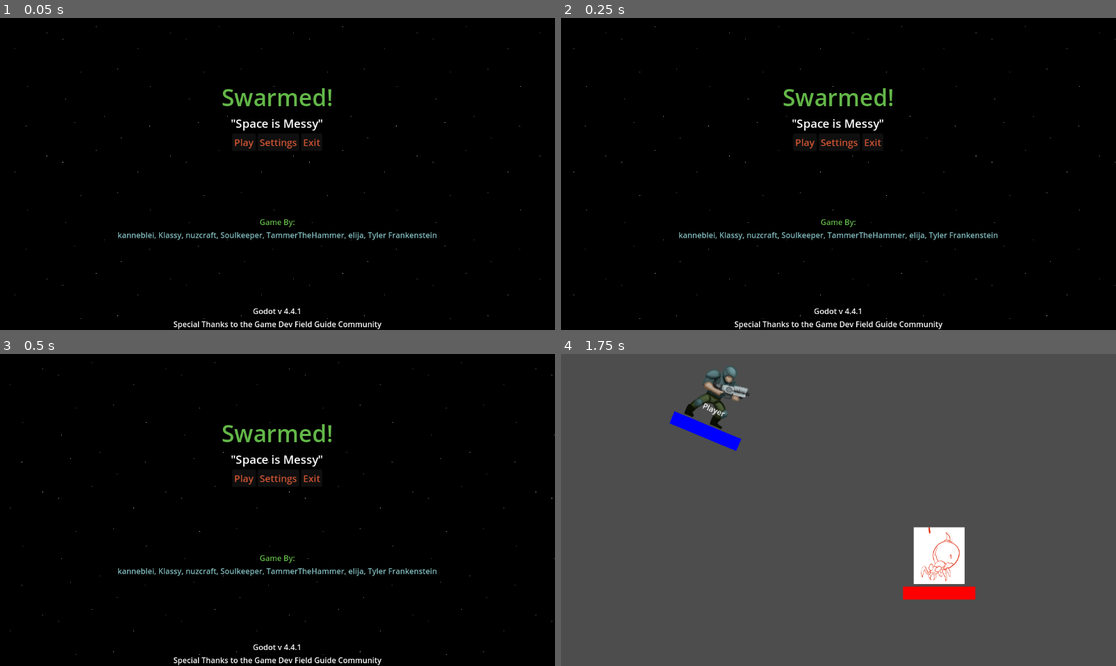
Above: before the commit, frames 1-4 (two rows, left to right).
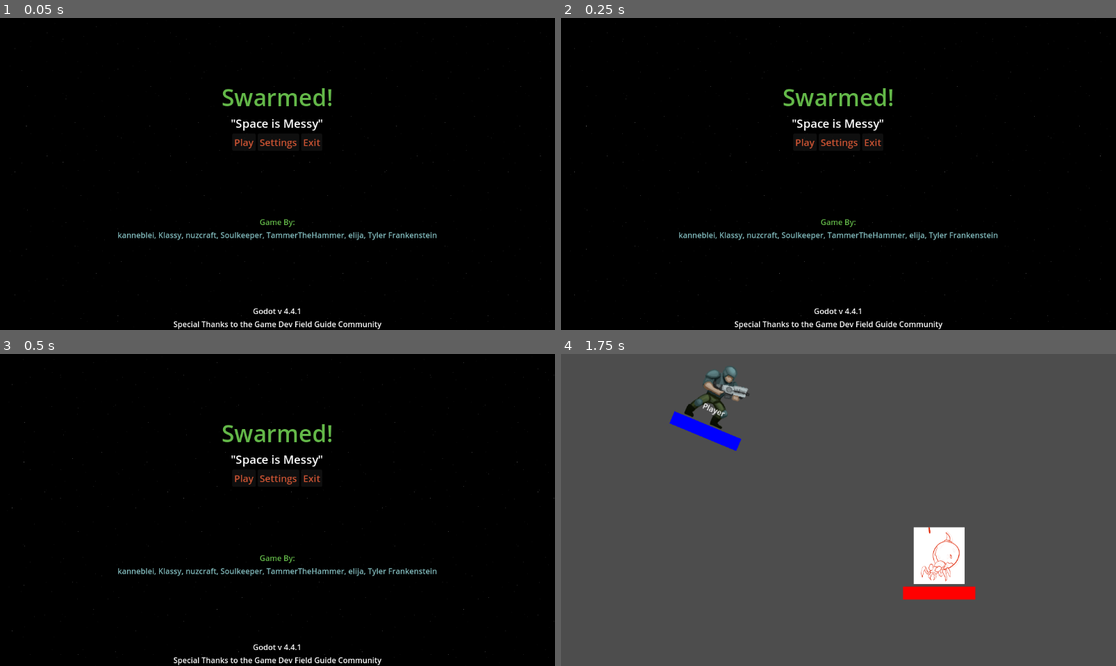
Above: after the commit, the same moments.

Repository: nuzcraft/gdfg-team-4
Game: Godot game, scene res://scenes/title.tscn
The game is run twice, just before and just after one commit, with the same random seed, the same clock (stepped at 60 frames per second) and the same inputs.
Inputs (mouse positions are in pixels of both pictures, inside the frame that each line leads up to):
- Up to frame 1 (0.05 s): no input
- Up to frame 2 (0.25 s): no input
- Up to frame 3 (0.5 s): no input
- Up to frame 4 (1.75 s): click "Play" at 0.5 s; move the mouse to (960, 494) at 1.27 s; hold D (right) from 1.28 s (still down)

The runs differ from the first frame. In frame 1, less than 0.1% of the frame differs, in the area x 2-98%, y 2-98%; in frame 2, less than 0.1%; in frame 3, less than 0.1%, in the area x 1-100%, y 2-98%; in frame 4, nothing differs.

Commit message:
add depth of field by adding more parallax layers of stars

Diff:
--- a/scenes/title.tscn
+++ b/scenes/title.tscn
@@ -17,11 +17,38 @@
 [node name="ParallaxBackground" type="ParallaxBackground" parent="."]
 script = ExtResource("2_pyl7j")
 
-[node name="ParallaxLayer" type="ParallaxLayer" parent="ParallaxBackground"]
+[node name="NearStars" type="ParallaxLayer" parent="ParallaxBackground"]
+motion_mirroring = Vector2(256, 0)
 
-[node name="Sprite2D" type="Sprite2D" parent="ParallaxBackground/ParallaxLayer"]
+[node name="Sprite2D" type="Sprite2D" parent="ParallaxBackground/NearStars"]
 texture_repeat = 2
 position = Vector2(556, 308)
+scale = Vector2(1.5, 1.5)
+texture = ExtResource("3_b3w7a")
+region_enabled = true
+region_rect = Rect2(0, 0, 1920, 1080)
+
+[node name="MidStars" type="ParallaxLayer" parent="ParallaxBackground"]
+motion_scale = Vector2(0.6, 0.6)
+motion_mirroring = Vector2(256, 0)
+
+[node name="Sprite2D" type="Sprite2D" parent="ParallaxBackground/MidStars"]
+modulate = Color(1, 1, 1, 0.666667)
+texture_repeat = 2
+position = Vector2(556, 308)
+texture = ExtResource("3_b3w7a")
+region_enabled = true
+region_rect = Rect2(0, 0, 1920, 1080)
+
+[node name="FarStars" type="ParallaxLayer" parent="ParallaxBackground"]
+motion_scale = Vector2(0.2, 0.2)
+motion_mirroring = Vector2(256, 0)
+
+[node name="Sprite2D" type="Sprite2D" parent="ParallaxBackground/FarStars"]
+modulate = Color(1, 1, 1, 0.333333)
+texture_repeat = 2
+position = Vector2(556, 308)
+scale = Vector2(0.75, 0.75)
 texture = ExtResource("3_b3w7a")
 region_enabled = true
 region_rect = Rect2(0, 0, 1920, 1080)
